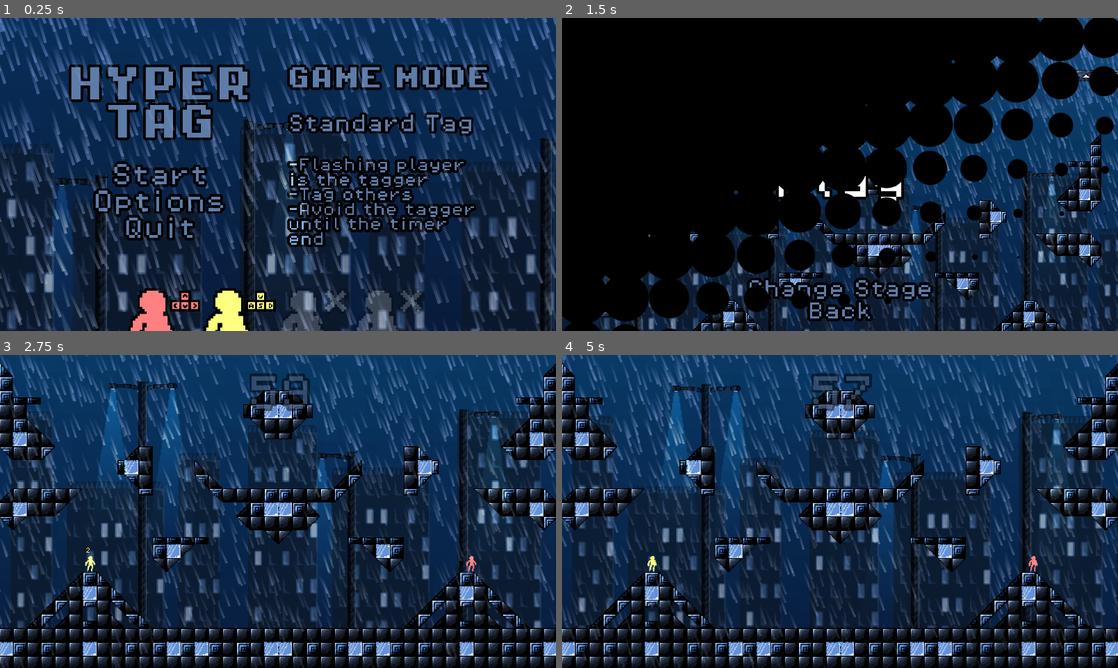
Above: before the commit, frames 1-4 (two rows, left to right).
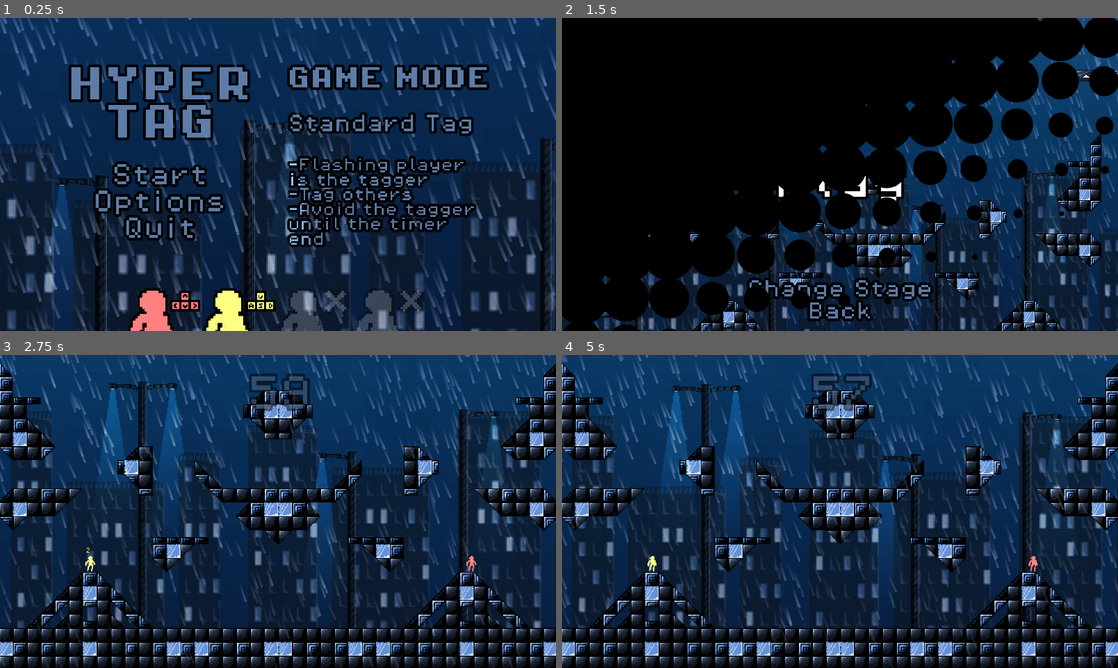
Above: after the commit, the same moments.

Repository: Lipsum27/HyperTag
Game: Godot game, scene res://Scenes/main_menu.tscn
The game is run twice, just before and just after one commit, with the same random seed, the same clock (stepped at 60 frames per second) and the same inputs.
Inputs (mouse positions are in pixels of both pictures, inside the frame that each line leads up to):
- Up to frame 1 (0.25 s): no input
- Up to frame 2 (1.5 s): click "Start" at 0.5 s; click "Play" at 1.25 s
- Up to frame 3 (2.75 s): move the mouse to (400, 495) at 2.02 s
- Up to frame 4 (5 s): move the mouse to (728, 527) at 2.77 s; move the mouse to (895, 442) at 3.52 s; move the mouse to (812, 574) at 4.27 s

The runs differ from the first frame. In frame 1, 17% of the frame differs, in the area x 0-100%, y 0-100%; in frame 2, 3.6%; in frame 3, 9.0%; in frame 4, 9.3%.

Commit message:
test commit

Diff:
--- a/Scenes/background.tscn
+++ b/Scenes/background.tscn
@@ -170,7 +170,7 @@
 [node name="Rain" type="CPUParticles2D" parent="." unique_id=1150645047]
 clip_children = 2
 position = Vector2(-1000, -2000)
-amount = 10000
+amount = 5000
 texture = SubResource("GradientTexture1D_rymcx")
 lifetime = 4.0
 preprocess = 5.0
@@ -193,7 +193,7 @@
 clip_children = 2
 z_index = 100
 position = Vector2(-1000, -2000)
-amount = 5000
+amount = 2000
 texture = SubResource("GradientTexture1D_rymcx")
 lifetime = 4.0
 preprocess = 5.0
